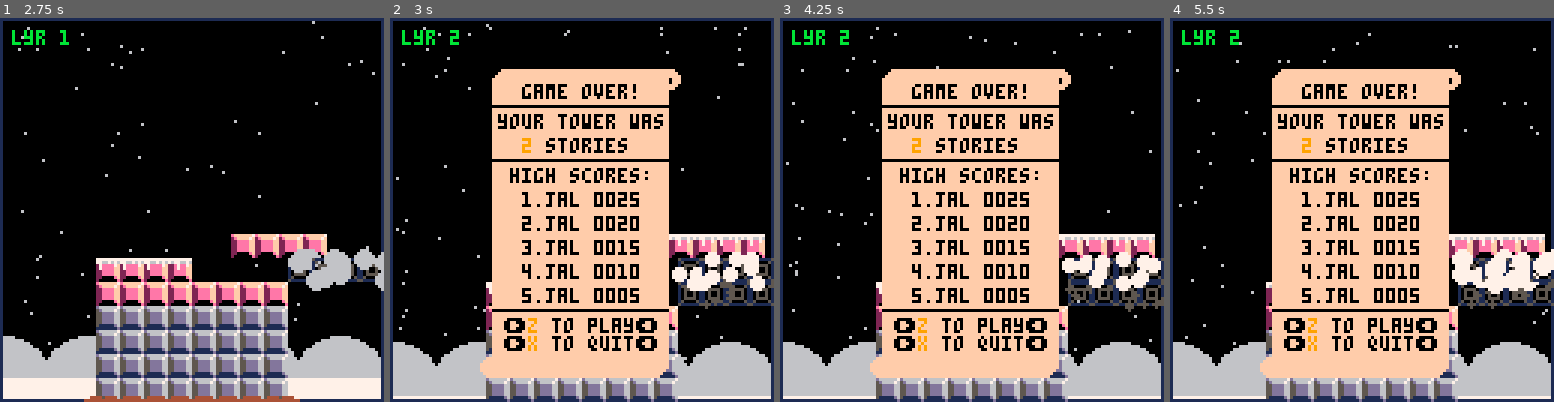
Above: before the commit, frames 1-4 (left to right).
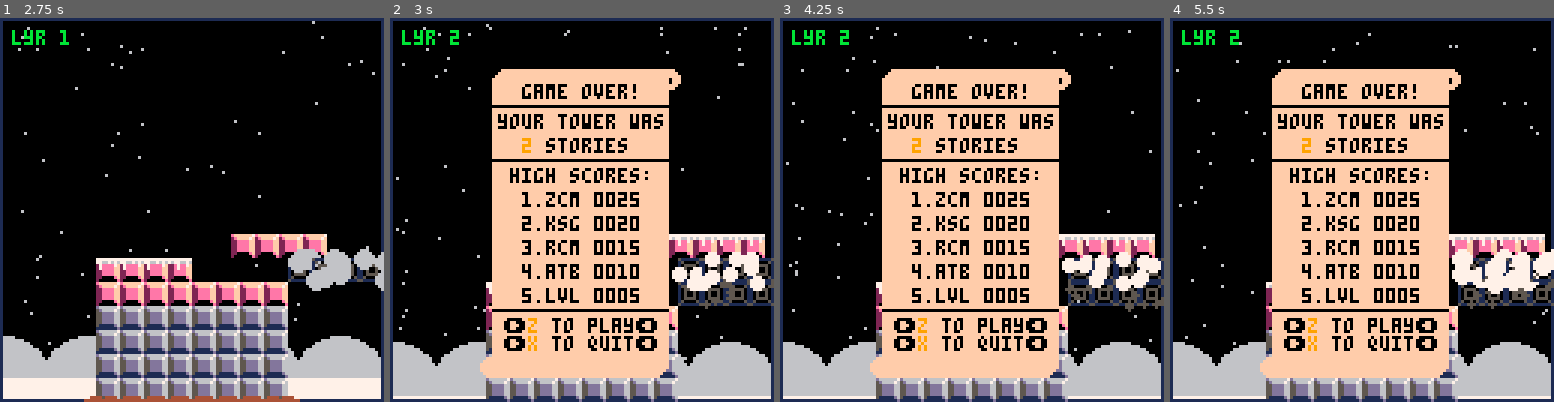
Above: after the commit, the same moments.

Repository: Gariben/Gaming
Game: PICO-8 cartridge Pico-8/Retreat/retreat.p8
Two runs of this game, one before a commit and one after it. Both use one fixed random seed, a clock stepped at 60 frames per second and the inputs below.
Inputs:
- Up to frame 1 (2.75 s): tap X (X key) at 0.33, 1.07, 1.85 s; tap O (Z key) at 0.7, 1.7, 2.1, 2.5 s
- Up to frame 2 (3 s): tap O (Z key) at 2.9 s; tap X (X key) at 2.97 s
- Up to frame 3 (4.25 s): tap O (Z key) at 3.3, 3.7, 4.1 s; tap X (X key) at 4.08 s
- Up to frame 4 (5.5 s): tap O (Z key) at 4.5, 4.9, 5.3 s; tap X (X key) at 5.2 s

Frame 1 is identical in both runs. In frame 2, 0.6% of the frame differs, in the area x 40-50%, y 45-75%; in frame 3, 0.6%; in frame 4, 0.6%.

Commit message:
Updated scoreboard, more cutscene work
Close to being 100% done here. Just need to make that little intro cutscene, then I can focus work on Velvolver.

Diff:
--- a/Pico-8/Retreat/retreat.p8
+++ b/Pico-8/Retreat/retreat.p8
@@ -114,8 +114,20 @@
 	scre={lyr=0,val=0,t=0,gmovrt=0,cmb=0,ckhghscr=true}
  if (sethghscr==true) then
 	 for i=1,5 do
+	 	sname=""
+	 	if (i==1) then
+	 		sname="zcm"
+	 	elseif(i==2) then
+	 		sname="ksg"
+	 	elseif(i==3) then
+	 		sname="rcm"
+	 	elseif(i==4)	then
+	 		sname="atb"
+	 	else
+	 		sname="lvl"
+	 end
 	 	add(hghscr,{
-	 	name="jal",
+	 	name=sname,
 	 	scr=40-((i-1)*8),
 	 	lyr=25-((i-1)*5),
 	 	clr=0
@@ -999,21 +1011,21 @@
 00000000550090000550900005509000000900550009005500090055000000000000000000000000000000000000000000000000000000000000000000000000
 00000000000000000000000000000000000000000000000000000000000000000000000000000000000000000000000000000000000000000000000000000000
 00000000004444000044440000444400004464000000000000000000000000000000000000000000000000000000000000000000000000000000000000000000
-00000000004444000044440000444444004464000000000000000000000000000000000000000000000000000000000000000000000000000000000000000000
-00000000004464040044440000644640444444000000000000000000000000000000000000000000000000000000000000000000000000000000000000000000
-00000000004464400044640000644400046644000000000000000000000000000000000000000000000000000000000000000000000000000000000000000000
-00000000004444400040040040444400006444000000000000000000000000000000000000000000000000000000000000000000000000000000000000000000
-00000000004446000040060004446400004444000044445444400444454444000000000000000000000000000000000000000000000000000000000000000000
-0000000004644400005ff50004446400004446004444444444444444444444440000000000000000000000000000000000000000000000000000000000000000
-00000000006444000064440000444400004446004545554445444454445554540000000000000000000000000000000000000000000000000000000000000000
-000000000044440000444400004444000044440000ffff0000ffff00000000000000000000000000000000000000000000000000000000000000000000000000
-0000000000444400004446000044440000444400005ff500005ff500000000000000000000000000000000000000000000000000000000000000000000000000
-00000000004464000044460000446400004444000045540000455400000000000000000000000000000000000000000000000000000000000000000000000000
-00000000004464000044460000646400004644000044440000444400000000000000000000000000000000000000000000000000000000000000000000000000
-00000000004444000064440000644400004644000046440000464400000000000000000000000000000000000000000000000000000000000000000000000000
-00000000004446000064440000664600004664000046460000464600000000000000000000000000000000000000000000000000000000000000000000000000
-00000000066444600444446006666460064444600464644004444440000000000000000000000000000000000000000000000000000000000000000000000000
-00000000666666664666664666666666666466666666666666666666000000000000000000000000000000000000000000000000000000000000000000000000
+00000000004444000044440000444444004464000000000000000000000000000088800000888000000000000000000000000000000000000000000000000000
+00000000004464040044440000644640444444000000000000000000000000000888880008888800000000000000000000000000000000000000000000000000
+00000000004464400044640000644400046644000000000000000000000000000808800008088000000000000000000000000000000000000000000000000000
+00000000004444400040040040444400006444000000000000000000000000000808800008088000000000000000000000000000000000000000000000000000
+00000000004446000040060004446400004444000044445444400444454444000088880000888800000000000000000000000000000000000000000000000000
+0000000004644400005ff50004446400004446004444444444444444444444440088f88008888f80000000000000000000000000000000000000000000000000
+00000000006444000064440000444400004446004545554445444454445554540888888808888888000000000000000000000000000000000000000000000000
+000000000044440000444400004444000044440000ffff0000ffff00000000000066500000665000000000000000000000000000000000000000000000000000
+0000000000444400004446000044440000444400005ff500005ff500000000000066600000666000000000000000000000000000000000000000000000000000
+000000000044640000444600004464000044440000455400004554000000000000ff000000ff0000000000000000000000000000000000000000000000000000
+000000000044640000444600006464000046440000444400004444000000000000f6600000f66000000000000000000000000000000000000000000000000000
+00000000004444000064440000644400004644000046440000464400550055000062200000622000000000000000000000000000000000000000000000000000
+00000000004446000064440000664600004664000046460000464600000000000022f0000f222f00000000000000000000000000000000000000000000000000
+00000000066444600444446006666460064444600464644004444440005500550022200000222000000000000000000000000000000000000000000000000000
+00000000666666664666664666666666666466666666666666666666000000000050500005000500000000000000000000000000000000000000000000000000
 00000000000000000000000000000000000000000000000000000000000000000000000000000000000000000077770000000000000000000000000000000000
 00000000000070700000000000000070000000000000000000000000007000000000000000070000000000000700007000000000000060600000000000000060
 00070070000070700000000000000700077777000777770000777000007000000000000000070000000000007007700700060060000060600000000000000600
@@ -1248,161 +1260,161 @@
 0000000000000000000000000000000000000000000000000000000000000000000000000000000000000000000000000000000000000000000000000000000000000000000000000000000000000000000000000000000000000000000000000000000000000000000000000000000000000000000000000000000000000000
 0000000000000000000000000000000000000000000000000000000000000000000000000000000000000000000000000000000000000000000000000000000000000000000000000000000000000000000000000000000000000000000000000000000000000000000000000000000000000000000000000000000000000000
 0000000000000000000000000000000000000000000000000000000000000000000000000000000000000000000000000000000000000000000000000000000000000000000000000000000000000000000000000000000000000000000000000000000000000000000000000000000000000000000000000000000000000000
-0000000000000000000000000000000000000000000000000000000000000000000000000000000000000000000000000000000000000000000000000000000000000000000000000000000000000000000000000000000000000000000000000000000000000000000000000000000000000000000000000000000000000000
-0000000000000000000000000000000000000000000000000000000000000000000000000000000000000000000000000000000000000000000000000000000000000000000000000000000000000000000000000000000000000000000000000000000000000000000000000000000000000000000000000000000000000000
-0000000000000000000000000000000000000000000000000000000000000000000000000000000000000000000000000000000000000000000000000000000000000000000000000000000000000000000000000000000000000000000000000000000000000000000000000000000000000000000000000000000000000000
-0000000000000000000000000000000000000000000000000000000000000000000000000000000000000000000000000000000000000000000000000000000000000000000000000000000000000000000000000000000000000000000000000000000000000000000000000000000000000000000000000000000000000000
-0000000000000000000000000000000000000000000000000000000000000000000000000000000000000000000000000000000000000000000000000000000000000000000000000000000000000000000000000000000000000000000000000000000000000000000000000000000000000000000000000000000000000000
-0000000000000000000000000000000000000000000000000000000000000000000000000000000000000000000000000000000000000000000000000000000000000000000000000000000000000000000000000000000000000000000000000000000000000000000000000000000000000000000000000000000000000000
-0000000000000000000000000000000000000000000000000000000000000000000000000000000000000000000000000000000000000000000000000000000000000000000000000000000000000000000000000000000000000000000000000000000000000000000000000000000000000000000000000000000000000000
-0000000000000000000000000000000000000000000000000000000000000000000000000000000000000000000000000000000000000000000000000000000000000000000000000000000000000000000000000000000000000000000000000000000000000000000000000000000000000000000000000000000000000000
-0000000000000000000000000000000000000000000000000000000000000000000000000000000000000000000000000000000000000000000000000000000000000000000000000000000000000000000000000000000000000000000000000000000000000000000000000000000000000000000000000000000000000000
-0000000000000000000000000000000000000000000000000000000000000000000000000000000000000000000000000000000000000000000000000000000000000000000000000000000000000000000000000000000000000000000000000000000000000000000000000000000000000000000000000000000000000000
-0000000000000000000000000000000000000000000000000000000000000000000000000000000000000000000000000000000000000000000000000000000000000000000000000000000000000000000000000000000000000000000000000000000000000000000000000000000000000000000000000000000000000000
-0000000000000000000000000000000000000000000000000000000000000000000000000000000000000000000000000000000000000000000000000000000000000000000000000000000000000000000000000000000000000000000000000000000000000000000000000000000000000000000000000000000000000000
-0000000000000000000000000000000000000000000000000000000000000000000000000000000000000000000000000000000000000000000000000000000000000000000000000000000000000000000000000000000000000000000000000000000000000000000000000000000000000000000000000000000000000000
-0000000000000000000000000000000000000000000000000000000000000000000000000000000000000000000000000000000000000000000000000000000000000000000000000000000000000000000000000000000000000000000000000000000000000000000000000000000000000000000000000000000000000000
-0000000000000000000000000000000000000000000000000000000000000000000000000000000000000000000000000000000000000000000000000000000000000000000000000000000000000000000000000000000000000000000000000000000000000000000000000000000000000000000000000000000000000000
-0000000000000000000000000000000000000000000000000000000000000000000000000000000000000000000000000000000000000000000000000000000000000000000000000000000000000000000000000000000000000000000000000000000000000000000000000000000000000000000000000000000000000000
-0000000000000000000000000000000000000000000000000000000000000000000000000000000000000000000000000000000000000000000000000000000000000000000000000000000000000000000000000000000000000000000000000000000000000000000000000000000000000000000000000000000000000000
-0000000000000000000000000000000000000000000000000000000000000000000000000000000000000000000000000000000000000000000000000000000000000000000000000000000000000000000000000000000000000000000000000000000000000000000000000000000000000000000000000000000000000000
-0000000000000000000000000000000000000000000000000000000000000000000000000000000000000000000000000000000000000000000000000000000000000000000000000000000000000000000000000000000000000000000000000000000000000000000000000000000000000000000000000000000000000000
-0000000000000000000000000000000000000000000000000000000000000000000000000000000000000000000000000000000000000000000000000000000000000000000000000000000000000000000000000000000000000000000000000000000000000000000000000000000000000000000000000000000000000000
-0000000000000000000000000000000000000000000000000000000000000000000000000000000000000000000000000000000000000000000000000000000000000000000000000000000000000000000000000000000000000000000000000000000000000000000000000000000000000000000000000000000000000000
-0000000000000000000000000000000000000000000000000000000000000000000000000000000000000000000000000000000000000000000000000000000000000000000000000000000000000000000000000000000000000000000000000000000000000000000000000000000000000000000000000000000000000000
-0000000000000000000000000000000000000000000000000000000000000000000000000000000000000000000000000000000000000000000000000000000000000000000000000000000000000000000000000000000000000000000000000000000000000000000000000000000000000000000000000000000000000000
-0000000000000000000000000000000000000000000000000000000000000000000000000000000000000000000000000000000000000000000000000000000000000000000000000000000000000000000000000000000000000000000000000000000000000000000000000000000000000000000000000000000000000000
-0000000000000000000000000000000000000000000000000000000000000000000000000000000000000000000000000000000000000000000000000000000000000000000000000000000000000000000000000000000000000000000000000000000000000000000000000000000000000000000000000000000000000000
-0000000000000000000000000000000000000000000000000000000000000000000000000000000000000000000000000000000000000000000000000000000000000000000000000000000000000000000000000000000000000000000000000000000000000000000000000000000000000000000000000000000000000000
-0000000000000000000000000000000000000000000000000000000000000000000000000000000000000000000000000000000000000000000000000000000000000000000000000000000000000000000000000000000000000000000000000000000000000000000000000000000000000000000000000000000000000000
-0000000000000000000000000000000000000000000000000000000000000000000000000000000000000000000000000000000000000000000000000000000000000000000000000000000000000000000000000000000000000000000000000000000000000000000000000000000000000000000000000000000000000000
-…(130 lines of a section not shown)…
+0000000f0f0f0000000000000000000000000000000000000000000000000000000000000000000000000000000000000000000000000000000000000000000000000000000000000000000000000000000000000000000000000000000000000000000000000000000000000000000000000000000000000000000000000000
+0000000000000f0f000000000000000000000000000000000000000000000000000000000000000000000000000000000000000000000000000000000000000000000000000000000000000000000000000000000000000000000000000000000000000000000000000000000000000000000000000000000000000000000000
+0000000000000000000000000000000000000000000000000000000000000000000000000000000000000000000000000000000000000000000000000000000000000000000000000000000000000000000000000000000000000000000000000000000000000000000000000000000000000000000000000000000000000000
+0000000000000000000000000000000000000000000000000000000000000000000000000000000000000000000000000000000000000000000000000000000000000000000000000000000000000000000000000000000000000000000000000000000000000000000000000000000000000000000000000000000000000000
+0000000000000000000000000000000000000000000000000000000000000000000000000000000000000000000000000000000000000000000000000000000000000000000000000000000000000000000000000000000000000000000000000000000000000000000000000000000000000000000000000000000000000000
+0000000000000000000000000000000000000000000000000000000000000000000000000000000000000000000000000000000000000000000000000000000000000000000000000000000000000000000000000000000000000000000000000000000000000000000000000000000000000000000000000000000000000000
+0000000000000000000000000000000000000000000000000000000000000000000000000000000000000000000000000000000000000000000000000000000000000000000000000000000000000000000000000000000000000000000000000000000000000000000000000000000000000000000000000000000000000000
+0000000000000000000000000000000000000000000000000000000000000000000000000000000000000000000000000000000000000000000000000000000000000000000000000000000000000000000000000000000000000000000000000000000000000000000000000000000000000000000000000000000000000000
+0000000000000000000000000000000000000000000000000000000000000000000000000000000000000000000000000000000000000000000000000000000000000000000000000000000000000000000000000000000000000000000000000000000000000000000000000000000000000000000000000000000000000000
+0000000000000000000000000000000000000000000000000000000000000000000000000000000000000000000000000000000000000000000000000000000000000000000000000000000000000000000000000000000000000000000000000000000000000000000000000000000000000000000000000000000000000000
+0000000000000000000000000000000000000000000000000000000000000000000000000000000000000000000000000000000000000000000000000000000000000000000000000000000000000000000000000000000000000000000000000000000000000000000000000000000000000000000000000000000000000000
+0000000000000000000000000000000000000000000000000000000000000000000000000000000000000000000000000000000000000000000000000000000000000000000000000000000000000000000000000000000000000000000000000000000000000000000000000000000000000000000000000000000000000000
+0000000000000000000000000000000000000000000000000000000000000000000000000000000000000000000000000000000000000000000000000000000000000000000000000000000000000000000000000000000000000000000000000000000000000000000000000000000000000000000000000000000000000000
+0000000000000000000000000000000000000000000000000000000000000000000000000000000000000000000000000000000000000000000000000000000000000000000000000000000000000000000000000000000000000000000000000000000000000000000000000000000000000000000000000000000000000000
+0000000000000000000000000000000000000000000000000000000000000000000000000000000000000000000000000000000000000000000000000000000000000000000000000000000000000000000000000000000000000000000000000000000000000000000000000000000000000000000000000000000000000000
+0000000000000000000000000000000000000000000000000000000000000000000000000000000000000000000000000000000000000000000000000000000000000000000000000000000000000000000000000000000000000000000000000000000000000000000000000000000000000000000000000000000000000000
+0000000000000000000000000000000000000000000000000000000000000000000000000000000000000000000000000000000000000000000000000000000000000000000000000000000000000000000000000000000000000000000000000000000000000000000000000000000000000000000000000000000000000000
+0000000000000000000000000000000000000000000000000000000000000000000000000000000000000000000000000000000000000000000000000000000000000000000000000000000000000000000000000000000000000000000000000000000000000000000000000000000000000000000000000000000000000000
+0000000000000000000000000000000000000000000000000000000000000000000000000000000000000000000000000000000000000000000000000000000000000000000000000000000000000000000000000000000000000000000000000000000000000000000000000000000000000000000000000000000000000000
+0000000000000000000000000000000000000000000000000000000000000000000000000000000000000000000000000000000000000000000000000000000000000000000000000000000000000000000000000000000000000000000000000000000000000000000000000000000000000000000000000000000000000000
+0000000000000000000000000000000000000000000000000000000000000000000000000000000000000000000000000000000000000000000000000000000000000000000000000000000000000000000000000000000000000000000000000000000000000000000000000000000000000000000000000000000000000000
+0000000000000000000000000000000000000000000000000000000000000000000000000000000000000000000000000000000000000000000000000000000000000000000000000000000000000000000000000000000000000000000000000000000000000000000000000000000000000000000000000000000000000000
+0000000000000000000000000000000000000000000000000000000000000000000000000000000000000000000000000000000000000000000000000000000000000000000000000000000000000000000000000000000000000000000000000000000000000000000000000000000000000000000000000000000000000000
+0000000000000000000000000000000000000000000000000000000000000000000000000000000000000000000000000000000000000000000000000000000000000000000000000000000000000000000000000000000000000000000000000000000000000000000000000000000000000000000000000000000000000000
+0000000000000000000000000000000000000000000000000000000000000000000000000000000000000000000000000000000000000000000000000000000000000000000000000000000000000000000000000000000000000000000000000000000000000000000000000000000000000000000000000000000000000000
+0000000000000000000000000000000000000000000000000000000000000000000000000000000000000000000000000000000000000000000000000000000000000000000000000000000000000000000000000000000000000000000000000000000000000000000000000000000000000000000000000000000000000000
+0000000000000000000000000000000000000000000000000000000000000000000000000000000000000000000000000000000000000000000000000000000000000000000000000000000000000000000000000000000000000000000000000000000000000000000000000000000000000000000000000000000000000000
+0000000000000000000000000000000000000000000000000000000000000000000000000000000000000000000000000000000000000000000000000000000000000000000000000000000000000000000000000000000000000000000000000000000000000000000000000000000000000000000000000000000000000000
+…(130 lines of a section not shown)…
Not shown, changed: the sound effects (__sfx__) section of Pico-8/Retreat/retreat.p8
